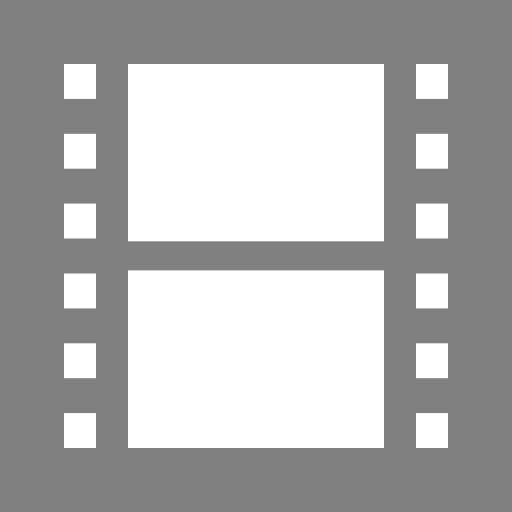
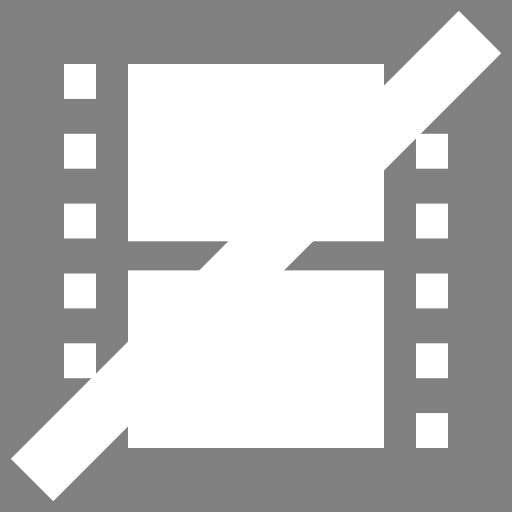
Revision of a layered 512x512 image; what changed, layer by layer:
added layer "no_film" above "film.png" over [10, 10, 502, 502]
